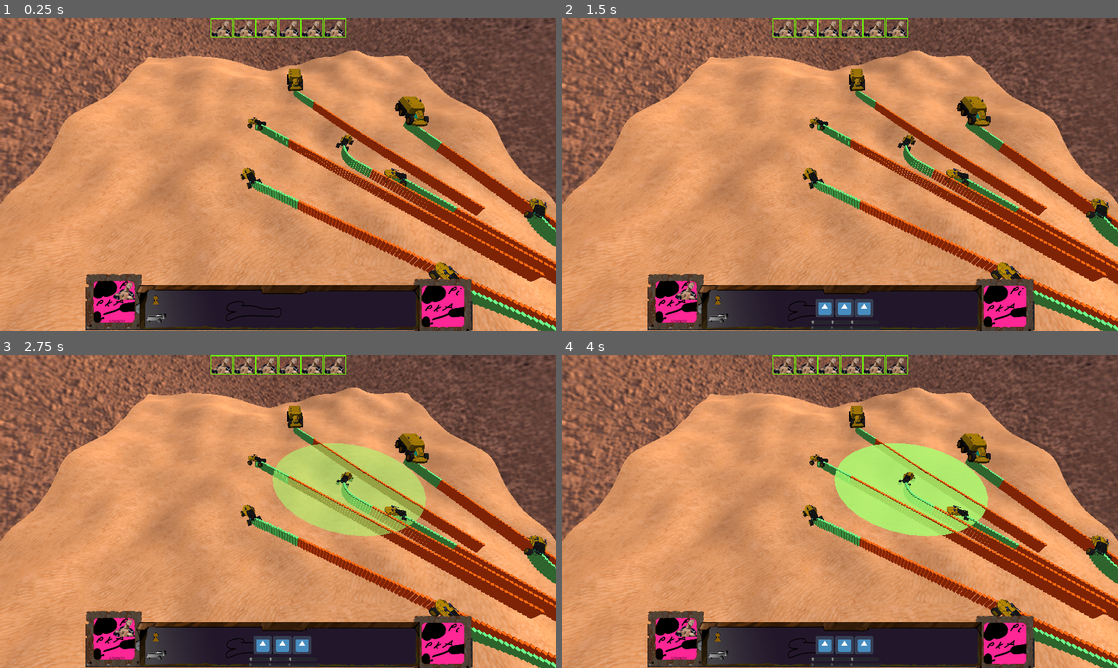
Above: before the commit, frames 1-4 (two rows, left to right).
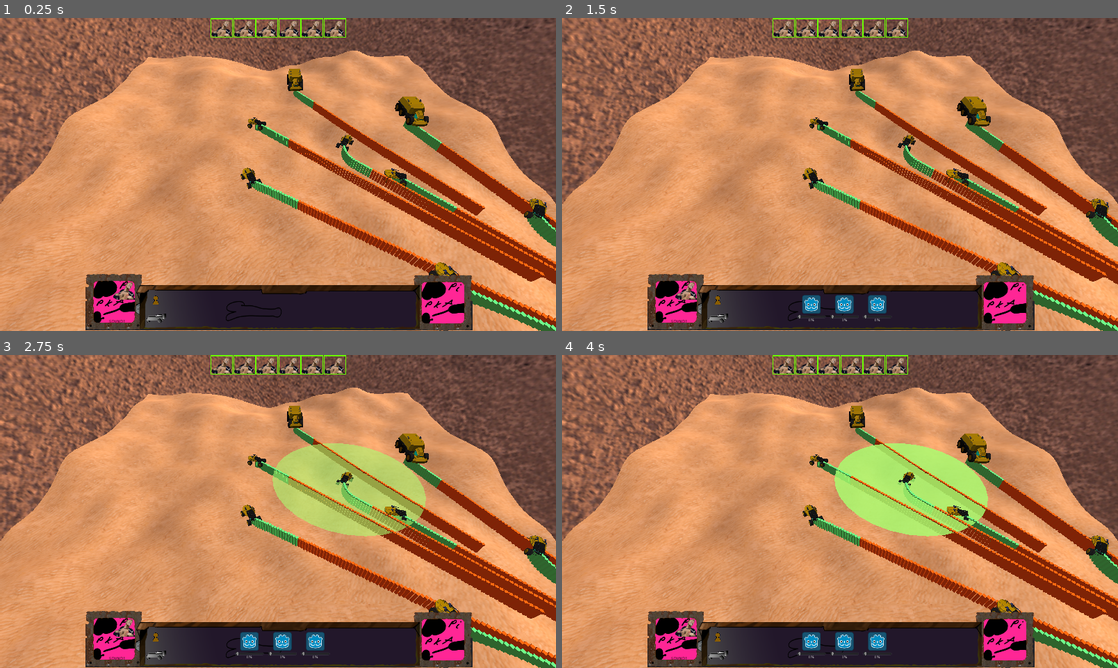
Above: after the commit, the same moments.

Repository: RealmHost002/game_about_desert_and_corovans
Game: Godot game, scene res://main.tscn
The game is run twice, just before and just after one commit, with the same random seed, the same clock (stepped at 60 frames per second) and the same inputs. The engine's default icon, where the game draws it, is replaced by a stand-in: a white triangle on a blue panel in a dark square.
Inputs (mouse positions are in pixels of both pictures, inside the frame that each line leads up to; where the layout moved, square brackets give the same spot in the first picture):
- Up to frame 1 (0.25 s): no input
- Up to frame 2 (1.5 s): click (784, 27) at 0.52 s; click (784, 27) at 1.27 s
- Up to frame 3 (2.75 s): click (250, 646) [261, 646] at 2 s
- Up to frame 4 (4 s): click (845, 646) at 2.77 s; click (862, 646) at 3.52 s

The runs differ from the first frame. In frame 1, 0.7% of the frame differs, in the area x 74-85%, y 82-100%; in frame 2, 1.8%, in the area x 42-85%, y 82-100%; in frame 3, 1.8%; in frame 4, 1.8%.
Error in both runs: Invalid get index '2' (on base: 'Array'). (res://car.gd:65)

Commit message:
slidersadd

Diff:
--- a/gui/GUI.tscn
+++ b/gui/GUI.tscn
@@ -142,9 +142,9 @@
 anchor_right = 1.0
 anchor_bottom = 1.0
 margin_left = -177.103
-margin_top = -153.988
+margin_top = -166.988
 margin_right = -27.1028
-margin_bottom = -3.98802
+margin_bottom = -16.988
 grow_horizontal = 0
 grow_vertical = 0
 hint_tooltip = "Ya poshel kurit'
--- /dev/null
+++ b/gui/HSlider.gd
@@ -0,0 +1,24 @@
+extends HSlider
+
+
+# Declare member variables here. Examples:
+# var a = 2
+# var b = "text"
+
+
+# Called when the node enters the scene tree for the first time.
+func _ready():
+	pass # Replace with function body.
+
+
+# Called every frame. 'delta' is the elapsed time since the previous frame.
+#func _process(delta):
+#	pass
+
+
+
+
+
+func _on_HSlider_value_changed(value):
+	get_child(0).text = str(self.value) + "%"
+	pass # Replace with function body.
--- a/gui/weaponIcon.tscn
+++ b/gui/weaponIcon.tscn
@@ -1,33 +1,44 @@
 [gd_scene load_steps=4 format=2]
 
-[ext_resource path="res://gui/textures/icon2.png" type="Texture" id=1]
-[ext_resource path="res://gui/textures/icon.png" type="Texture" id=2]
+[ext_resource path="res://gui/textures/IconWithEmtySpace.png" type="Texture" id=1]
+[ext_resource path="res://gui/HSlider.gd" type="Script" id=2]
 [ext_resource path="res://gui/weaponIcon.gd" type="Script" id=3]
 
 [node name="Node2D" type="TextureButton"]
-anchor_right = 0.14
-anchor_bottom = 0.101
-margin_left = 100.0
-margin_right = -168.8
-margin_bottom = -45.08
-texture_normal = ExtResource( 2 )
-texture_pressed = ExtResource( 1 )
+margin_top = 2.37842
+margin_right = 110.0
+margin_bottom = 112.378
+texture_normal = ExtResource( 1 )
 script = ExtResource( 3 )
 __meta__ = {
 "_edit_use_anchors_": false
 }
 
 [node name="HSlider" type="HSlider" parent="."]
-margin_left = -17.0
-margin_top = 73.0
-margin_right = 83.0
-margin_bottom = 89.0
+margin_left = 6.42046
+margin_top = 77.0481
+margin_right = 106.42
+margin_bottom = 93.0481
+ticks_on_borders = true
+script = ExtResource( 2 )
 __meta__ = {
 "_edit_use_anchors_": false
 }
 
-[node name="HScrollBar" type="HScrollBar" parent="HSlider"]
-margin_top = 20.1588
-margin_right = 110.0
-margin_bottom = 32.1588
+[node name="Label" type="Label" parent="HSlider"]
+anchor_left = 0.5
+anchor_top = 1.0
+anchor_right = 0.5
+anchor_bottom = 1.0
+margin_left = -21.0
+margin_top = -2.51396
+margin_right = 19.0
+margin_bottom = 11.486
+text = "0%"
+align = 1
+__meta__ = {
+"_edit_use_anchors_": false
+}
 [connection signal="pressed" from="." to="." method="_on_Node2D_pressed"]
+[connection signal="changed" from="HSlider" to="HSlider" method="_on_HSlider_changed"]
+[connection signal="value_changed" from="HSlider" to="HSlider" method="_on_HSlider_value_changed"]
Binary file added: gui/textures/IconWithEmtySpace.png
Not shown, added: gui/textures/IconWithEmtySpace.png.import
